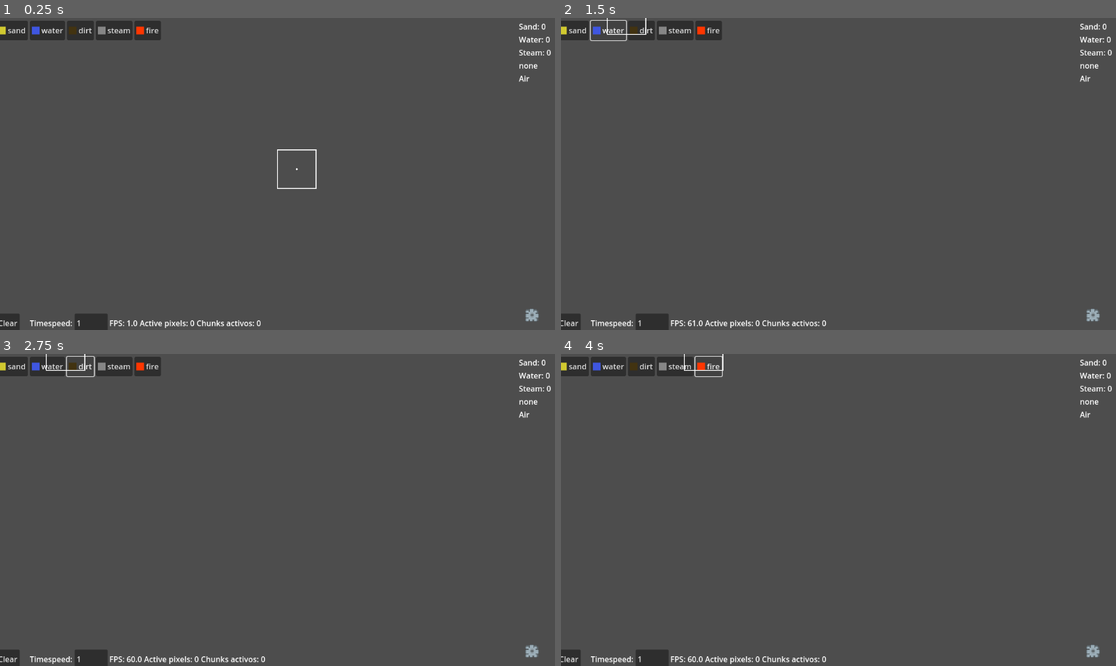
Above: before the commit, frames 1-4 (two rows, left to right).
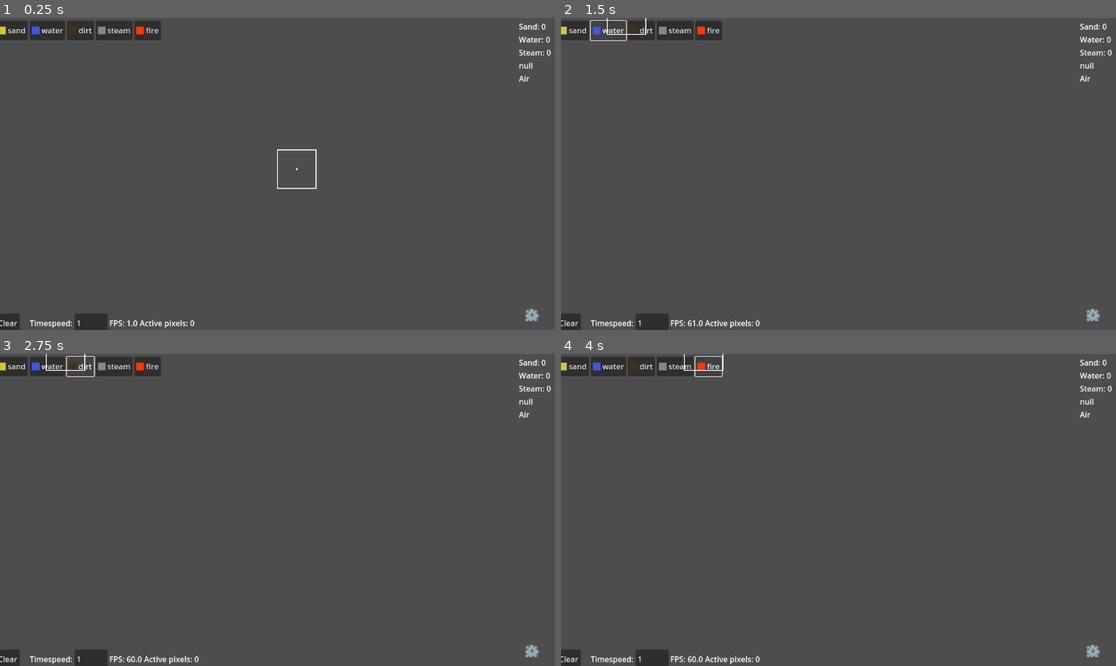
Above: after the commit, the same moments.

Repository: Abunanapro/Celullular-Automaton-Godot
Game: Godot game, scene res://Scenes/Game.tscn
Same seed, same stepped clock (60 frames per second), same inputs: the game is played once before the commit and once after it.
Inputs:
- Up to frame 1 (0.25 s): no input
- Up to frame 2 (1.5 s): click "sand" at 0.5 s; click "water" at 1.25 s
- Up to frame 3 (2.75 s): click "dirt" at 2 s
- Up to frame 4 (4 s): click "steam" at 2.75 s; click "fire" at 3.5 s

The runs differ from the first frame. In frame 1, 0.1% of the frame differs, in the area x 35-97%, y 14-99%; in frame 2, 0.1%; in frame 3, 0.1%; in frame 4, 0.1%.

Commit message:
Revert "Made my own grid"
This reverts commit 2ca707e92f8f8f375ca19b79bb220cb716c89d9a.

Diff:
--- a/Scenes/Game.tscn
+++ b/Scenes/Game.tscn
@@ -237,10 +237,6 @@
 layout_mode = 2
 text = "Pixels:"
 
-[node name="activechunks" type="Label" parent="CanvasLayer/UI/MarginContainer3/HBoxContainer"]
-layout_mode = 2
-text = "Chunks:"
-
 [node name="MarginContainer4" type="MarginContainer" parent="CanvasLayer/UI"]
 layout_mode = 1
 anchors_preset = 3
--- a/Scripts/sandsystem.gd
+++ b/Scripts/sandsystem.gd
@@ -26,7 +26,6 @@
 const FIRE_EXTINGUISH_ON_WATER = true
 #------
 var grid: Dictionary = {}
-var dirty_cells: Dictionary = {}
 var temperature_map: Dictionary = {}
 var active_chunks: Dictionary = {}
 var next_active_chunks: Dictionary = {}
@@ -107,18 +106,7 @@
 		grid.erase(cell)
 	else:
 		grid[cell] = {"id": id, "alt": alt}
-	dirty_cells[cell] = true
-
-#this will run on our main thread and it will "paint" our tilemap
-func sync_tilemap()->void:
-	for cell in dirty_cells.keys():
-		if grid.has(cell):
-			#cell with smth
-			tilemap.set_cell(cell, grid[cell]["id"], Vector2i(0,0), grid[cell]["alt"])
-		else:
-			# emptyed cell
-			tilemap.set_cell(cell, -1)
-	dirty_cells.clear()
+
 
 func _ready() -> void:
 
@@ -143,7 +131,6 @@
 var scale_val=4.0/10.0
 # Called every frame. 'delta' is the elapsed time since the previous frame.
 func _process(delta: float) -> void:
-
 	if holding and not Input.is_mouse_button_pressed(MOUSE_BUTTON_LEFT) or holdingDelete and not Input.is_mouse_button_pressed(MOUSE_BUTTON_RIGHT):
 		holding = false
 		holdingDelete=false
@@ -152,10 +139,10 @@
 	if temperature_map.get(tilemap.local_to_map(tilemap.to_local(get_viewport().get_mouse_position()))):
 		tempselectedLabel.text=str(temperature_map.get(tilemap.local_to_map(tilemap.to_local(get_viewport().get_mouse_position()))))+"Cº"
 	else:
-		tempselectedLabel.text="none"
-
-	if grid_get_id(tilemap.local_to_map(tilemap.to_local(get_viewport().get_mouse_position()))):
-		selectedmaterialLabel.text=str(MaterialNames[grid_get_id(tilemap.local_to_map(tilemap.to_local(get_viewport().get_mouse_position())))])
+		tempselectedLabel.text="null"
+
+	if tilemap.get_cell_source_id(tilemap.local_to_map(tilemap.to_local(get_viewport().get_mouse_position()))):
+		selectedmaterialLabel.text=str(MaterialNames[tilemap.get_cell_source_id(tilemap.local_to_map(tilemap.to_local(get_viewport().get_mouse_position())))])
 	else:
 		selectedmaterialLabel.text="null"
 
@@ -170,8 +157,6 @@
 		timer.start()
 	if $"../CanvasLayer/UI/MarginContainer3/HBoxContainer/clear".button_pressed==true:
 		tilemap.clear()
-		grid.clear()
-		temperature_map.clear()
 	#Settings Menu Scripts
 	if settingsbutton.button_pressed and not settings_was_pressed:
 		settingsmenu.visible = !settingsmenu.visible
@@ -198,16 +183,13 @@
 		var mouse_pos = get_viewport().get_mouse_position()
 		var tilexy = tilemap.local_to_map(tilemap.to_local(mouse_pos))
 		var offset = floor(brush_size / 2.0)
-		grid_set(tilexy, brush,0)
+		tilemap.set_cell(tilexy, brush, Vector2i(0, 0))
 		temperature_map[tilexy] = brushtemp
 		for n in brush_size:
 			for i in brush_size:
 				var pos = tilexy + Vector2i(n - offset, i - offset)
-				grid_set(pos, brush ,randi_range(0, 3))
-				if brushtemp != 0:
-					temperature_map[pos] = brushtemp
-				else:
-					temperature_map.erase(pos)
+				tilemap.set_cell(pos, brush,Vector2i(0,0) ,randi_range(0, 3))
+				temperature_map[pos] = brushtemp
 				wake_cell(pos)
 
 	# WASD pan
@@ -216,10 +198,7 @@
 	if dir != Vector2.ZERO:
 		tilemap.position += dir.normalized() * pan_speed * delta
 
-	#------
-	#Extremly important function
-	sync_tilemap()
-	#------
+
 
 func updatebrush():
 	brush_size=brushsizeslider.value
@@ -245,7 +224,6 @@
 		lastmaterialbrush=ID_FIRE
 	if delete==true:
 		brush=-1
-		brushtemp=0
 
 
 func _input(event:InputEvent) -> void:
@@ -264,11 +242,11 @@
 
 			updatebrush()
 			wake_cell(tilexy)
-			grid_set(tilexy,brush,0)
+			tilemap.set_cell(tilexy,brush,Vector2i(0,0))
 
 		if event.button_index == MOUSE_BUTTON_RIGHT:
 			holdingDelete = event.pressed
-			grid_set(tilexy,brush,0)
+			tilemap.set_cell(tilexy,brush,Vector2i(-1,-1))
 			wake_cell(tilexy)
 			delete=true
 			updatebrush()
@@ -309,10 +287,11 @@
 # Moves a material from `from` to `to`, carrying its temperature with it.
 #
 func move_material(from: Vector2i, to: Vector2i, id: int, alt_tile: int) -> void:
-	grid_set(to, id, alt_tile)
+	tilemap.set_cell(to, id, Vector2i(0, 0), alt_tile)
 	temperature_map[to] = temperature_map.get(from, 20)
-	grid_set(from, -1, 0)
+	tilemap.set_cell(from, -1)
 	temperature_map.erase(from)
+
 	wake_cell(from)
 	wake_cell(to)
 
@@ -320,15 +299,15 @@
 # Swaps two materials' tiles AND their temperatures.
 # usefull for temperature
 func swap_material(a: Vector2i, b: Vector2i) -> void:
-	var a_id = grid_get_id(a)
-	var a_alt = grid_get_alt(a)
-	var b_id = grid_get_id(b)
-	var b_alt =grid_get_alt(b)
+	var a_id = tilemap.get_cell_source_id(a)
+	var a_alt = tilemap.get_cell_alternative_tile(a)
+	var b_id = tilemap.get_cell_source_id(b)
+	var b_alt = tilemap.get_cell_alternative_tile(b)
 	var a_temp = temperature_map.get(a, 20)
 	var b_temp = temperature_map.get(b, 20)
 
-	grid_set(a, b_id, b_alt)
-	grid_set(b, a_id, a_alt)
+	tilemap.set_cell(a, b_id, Vector2i(0, 0), b_alt)
+	tilemap.set_cell(b, a_id, Vector2i(0, 0), a_alt)
 	temperature_map[a] = b_temp
 	temperature_map[b] = a_temp
 
@@ -338,49 +317,49 @@
 
 func simulate_powder(cell: Vector2i, ID: int, dir: Vector2i, ProccesedCells: Dictionary) -> void:
 	var density = DensityList[ID - 1]
-	var variation = grid_get_alt(cell)
-
-	var fwd = cell + dir                          # straight ahead
-	var diag_left = cell + dir + Vector2i(-1, 0)   # ahead-and-left
-	var diag_right = cell + dir + Vector2i(1, 0)   # ahead-and-right
-	var side_left = cell + Vector2i(-1, 0)         # side
+	var variation = tilemap.get_cell_alternative_tile(cell)
+
+	var fwd = cell + dir                          # straight ahead (e.g. directly below)
+	var diag_left = cell + dir + Vector2i(-1, 0)   # ahead-and-left (e.g. down-left)
+	var diag_right = cell + dir + Vector2i(1, 0)   # ahead-and-right (e.g. down-right)
+	var side_left = cell + Vector2i(-1, 0)         # directly beside, same row (used as a "clearance check")
 	var side_right = cell + Vector2i(1, 0)
 	#case 1 just falling without being blocked by anything
-	if grid_get_id(fwd)==-1 and not ProccesedCells.has(fwd) and not ProccesedCells.has(cell):
+	if tilemap.get_cell_source_id(fwd)==-1 and not ProccesedCells.has(fwd) and not ProccesedCells.has(cell):
 		move_material(cell,fwd,ID,variation)
 		ProccesedCells[cell]=true
 		ProccesedCells[fwd]=true
 		return
 	#case 2 where we want to move to is occupied by something LESS dense
-	if grid_get_id(fwd)!=-1 and DensityList[grid_get_id(fwd) - 1]< density and not ProccesedCells.has(fwd) and not ProccesedCells.has(cell):
+	if tilemap.get_cell_source_id(fwd)!=-1 and DensityList[tilemap.get_cell_source_id(fwd) - 1]< density and not ProccesedCells.has(fwd) and not ProccesedCells.has(cell):
 		swap_material(cell,fwd)
 		ProccesedCells[cell]=true
 		ProccesedCells[fwd]=true
 		return
 	#case 3 where we want to move to is occupuied by a denser or same density material
 	if randi_range(0, 1) == 1:
-		if grid_get_id(diag_left) == -1 and grid_get_id(side_left) == -1 and not ProccesedCells.has(diag_left) and not ProccesedCells.has(cell):
+		if tilemap.get_cell_source_id(diag_left) == -1 and tilemap.get_cell_source_id(side_left) == -1 and not ProccesedCells.has(diag_left) and not ProccesedCells.has(cell):
 			move_material(cell, diag_left, ID, variation)
 			ProccesedCells[cell] = true
 			ProccesedCells[diag_left] = true
 			return
 			#try to swap lighter materials that are on our diag left
-		if grid_get_id(side_left) != -1 and grid_get_id(diag_left) != -1 and DensityList[grid_get_id(side_left) - 1] != null and DensityList[grid_get_id(diag_left) - 1] != null:
-			if DensityList[grid_get_id(diag_left) - 1] < density and DensityList[grid_get_id(side_left) - 1] < density and not ProccesedCells.has(cell) and not ProccesedCells.has(diag_left):
+		if tilemap.get_cell_source_id(side_left) != -1 and tilemap.get_cell_source_id(diag_left) != -1 and DensityList[tilemap.get_cell_source_id(side_left) - 1] != null and DensityList[tilemap.get_cell_source_id(diag_left) - 1] != null:
+			if DensityList[tilemap.get_cell_source_id(diag_left) - 1] < density and DensityList[tilemap.get_cell_source_id(side_left) - 1] < density and not ProccesedCells.has(cell) and not ProccesedCells.has(diag_left):
 				swap_material(cell, diag_left)
 				ProccesedCells[cell] = true
 				ProccesedCells[diag_left] = true
 				return
 
 	else:
-		if grid_get_id(diag_right) == -1 and grid_get_id(side_right) == -1 and not ProccesedCells.has(cell) and not ProccesedCells.has(diag_right):
+		if tilemap.get_cell_source_id(diag_right) == -1 and tilemap.get_cell_source_id(side_right) == -1 and not ProccesedCells.has(cell) and not ProccesedCells.has(diag_right):
 			move_material(cell, diag_right, ID, variation)
 			ProccesedCells[cell] = true
 			ProccesedCells[diag_right] = true
 			return
 		#try to swap lighter materials that are on our diag right
-		if grid_get_id(side_right) != -1 and grid_get_id(diag_right) != -1 and DensityList[grid_get_id(side_right) - 1] != null and DensityList[grid_get_id(diag_right) - 1] != null:
-			if DensityList[grid_get_id(diag_right) - 1] < density and DensityList[grid_get_id(side_right) - 1] < density and not ProccesedCells.has(cell) and not ProccesedCells.has(diag_right):
+		if tilemap.get_cell_source_id(side_right) != -1 and tilemap.get_cell_source_id(diag_right) != -1 and DensityList[tilemap.get_cell_source_id(side_right) - 1] != null and DensityList[tilemap.get_cell_source_id(diag_right) - 1] != null:
+			if DensityList[tilemap.get_cell_source_id(diag_right) - 1] < density and DensityList[tilemap.get_cell_source_id(side_right) - 1] < density and not ProccesedCells.has(cell) and not ProccesedCells.has(diag_right):
 				swap_material(cell, diag_right)
 				ProccesedCells[cell] = true
 				ProccesedCells[diag_right] = true
@@ -392,17 +371,17 @@
 func simulate_fluid(cell: Vector2i, ID: int, dir: Vector2i, ProccesedCells: Dictionary) -> void:
 	var density = DensityList[ID - 1]
 	var dispersion = DispersionList[ID - 1] # how many tiles sideways this material can "look" for a gap
-	var variation = grid_get_alt(cell)
+	var variation = tilemap.get_cell_alternative_tile(cell)
 	var fwd = cell + dir # the cell directly in the preferred direction (down for water, up for steam)
 
 	#Case 1 just moving when nothing is blocking
-	if grid_get_id(fwd)==-1 and not ProccesedCells.has(cell) and not ProccesedCells.has(fwd):
+	if tilemap.get_cell_source_id(fwd)==-1 and not ProccesedCells.has(cell) and not ProccesedCells.has(fwd):
 		move_material(cell,fwd,ID,variation)
 		ProccesedCells[cell] = true
 		ProccesedCells[fwd] = true
 		return
 	#Case 2 the cell where we want to move to is occupied by something less dense than our material
-	if grid_get_id(fwd) != -1 and DensityList[grid_get_id(fwd) - 1] < density and not ProccesedCells.has(cell) and not ProccesedCells.has(fwd):
+	if tilemap.get_cell_source_id(fwd) != -1 and DensityList[tilemap.get_cell_source_id(fwd) - 1] < density and not ProccesedCells.has(cell) and not ProccesedCells.has(fwd):
 		swap_material(cell, fwd)
 		ProccesedCells[cell] = true
 		ProccesedCells[fwd] = true
@@ -411,8 +390,8 @@
 	var d = 1 if randi_range(0, 1) == 1 else -1 #outputs a random number 1 or -1, that later becomes the direction
 	var target=null
 	for x in range(1,dispersion):
-		if grid_get_id(cell+Vector2i(d*x,0))!=-1 : #check if cell not empty
-			if DensityList[grid_get_id(cell+Vector2i(d*x,0))-1]>density :
+		if tilemap.get_cell_source_id(cell+Vector2i(d*x,0))!=-1 : #check if cell not empty
+			if DensityList[tilemap.get_cell_source_id(cell+Vector2i(d*x,0))-1]>density :
 					target=cell+Vector2i(d*x-d,0)
 					break
 		if x==dispersion-1:
@@ -420,13 +399,13 @@
 	#case 3.1 we found our target and we move to it
 
 	if randi_range(0,1)==1:
-		if target!=null and not ProccesedCells.has(cell) and not ProccesedCells.has(target) and grid_get_id(target)==-1:
+		if target!=null and not ProccesedCells.has(cell) and not ProccesedCells.has(target) and tilemap.get_cell_source_id(target)==-1:
 			move_material(cell, target, ID, variation)
 			ProccesedCells[cell] = true
 			ProccesedCells[target] = true
 	#case 3.2 we found no target so we move sideways
 	else:
-		if grid_get_id(cell + Vector2i(-d, 0)) == -1 and not ProccesedCells.has(cell) and not ProccesedCells.has(cell + Vector2i(-d, 0)):
+		if tilemap.get_cell_source_id(cell + Vector2i(-d, 0)) == -1 and not ProccesedCells.has(cell) and not ProccesedCells.has(cell + Vector2i(-d, 0)):
 			move_material(cell, cell + Vector2i(-d, 0), ID, variation)
 			ProccesedCells[cell] = true
 			ProccesedCells[cell + Vector2i(-d, 0)] = true
@@ -440,7 +419,7 @@
 
 
 func _on_timer_timeout() -> void:
-	$"../CanvasLayer/UI/MarginContainer3/HBoxContainer/activechunks".text=str("Chunks activos: ", active_chunks.size())
+	print("Chunks activos: ", active_chunks.size())
 	updateslabel.text=("Active pixels: "+str(updates))
 	updates=0
 	var ProccesedCells = {} #this just prevents cells from overwiring
@@ -455,7 +434,7 @@
 				var cell = Vector2i(initial_x + x, initial_y + y)
 				if ProccesedCells.has(cell):
 					continue #skip already proccesed cells
-				match grid_get_id(cell):
+				match tilemap.get_cell_source_id(cell):
 					ID_SAND:
 						simulate_powder(cell,ID_SAND,Vector2i(0,1),ProccesedCells)
 						SandUpdates=SandUpdates+1
@@ -471,7 +450,6 @@
 						SteamUpdates=SteamUpdates+1
 	active_chunks = next_active_chunks
 	next_active_chunks = {}
-	sync_tilemap()
 	#
 	#var cells:Array
 	#
